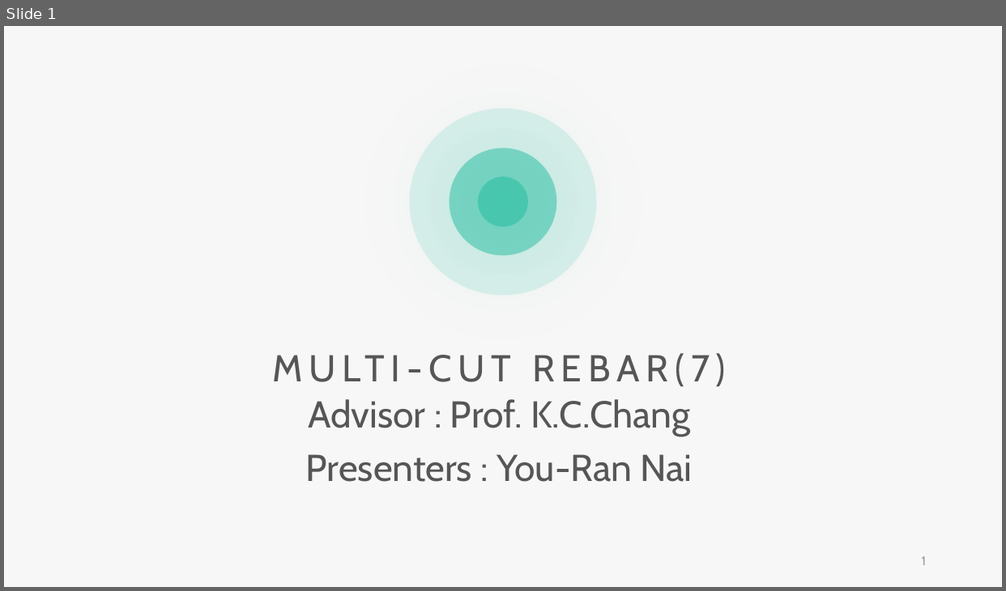
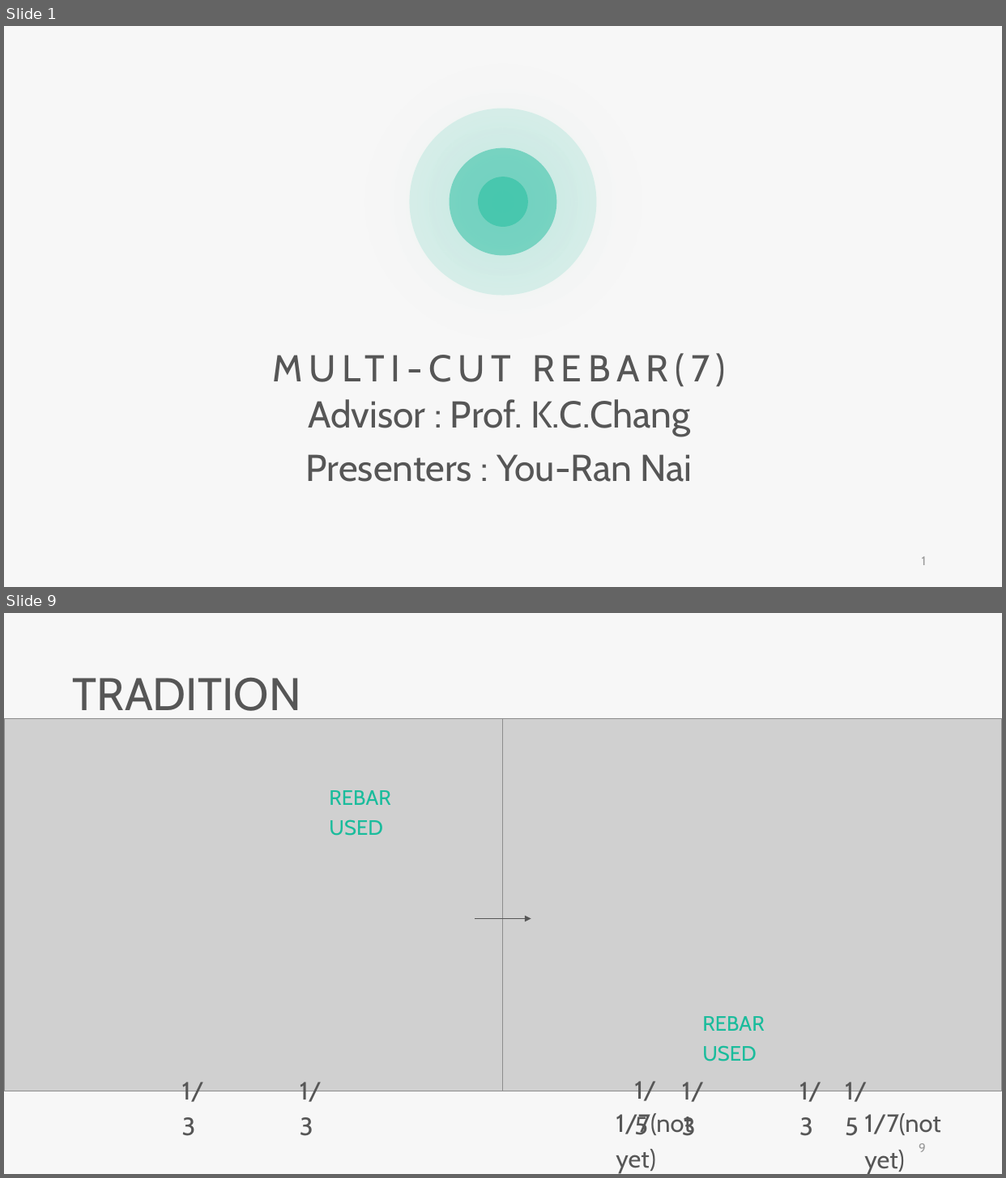
Before and after one commit to skyran1278/VbaProject, a slide deck: 20180126_SmartCut/Meeting/20181221 Meeting/20181221 Meeting.pptx. Shown one above the other, each under a label of ours: slide 1 before the commit, slides 1 and 9 after it; the slides between them are not shown. The pictures are 1006x591 and 1006x1178 pixels, drawn with LibreOffice and Linux fonts; fonts in the diff are those of the drawing; grey boxes stand for pictures. Boxes give left, top, right and bottom in pixels: in the first picture for what was removed or moved away, otherwise in the second. Text is boxed around its words. In the diff, an @@ line names an element or a change of style, - is before the commit and + after.

```diff
--- a/20180126_SmartCut/Meeting/20181221 Meeting/20181221 Meeting.pptx
+++ b/20180126_SmartCut/Meeting/20181221 Meeting/20181221 Meeting.pptx
@@ slide 9 added at <box>4,613,1002,1174</box>, background #F7F7F7 @@
@@ text added at <box>73,677,301,719</box>, 44 pt, text #565656 @@
+TRADITION
@@ picture added at <box>4,718,503,1092</box> @@
@@ picture added at <box>503,718,1002,1092</box> @@
@@ text added at <box>329,790,390,836</box>, 20 pt, text #1ABC9C @@
+REBAR USED
@@ arrow added from (475, 919) to (531, 919), #565656 0.5 pt @@
@@ text added at <box>702,1016,764,1062</box>, 20 pt, text #1ABC9C @@
+REBAR USED
@@ text added at <box>182,1082,204,1136</box>, 24 pt, text #565656 @@
+1/3
@@ text added at <box>300,1082,322,1136</box>, 24 pt, text #565656 @@
+1/3
@@ text added at <box>634,1081,656,1135</box>, 24 pt, text #565656 @@
+1/5
@@ text added at <box>682,1082,704,1136</box>, 24 pt, text #565656 @@
+1/3
@@ text added at <box>799,1082,821,1136</box>, 24 pt, text #565656 @@
+1/3
@@ text added at <box>845,1082,867,1136</box>, 24 pt, text #565656 @@
+1/5
@@ text added at <box>616,1114,692,1174</box>, 24 pt, text #565656 @@
+1/7(not yet)
@@ text added at <box>864,1114,940,1174</box>, 24 pt, text #565656 @@
+1/7(not yet)
@@ page number added at <box>918,1144,926,1152</box>, 12 pt, text #9A9A9A @@
+9
```
Also in this commit, not shown: 1 slide changed, 20 other slides added.
